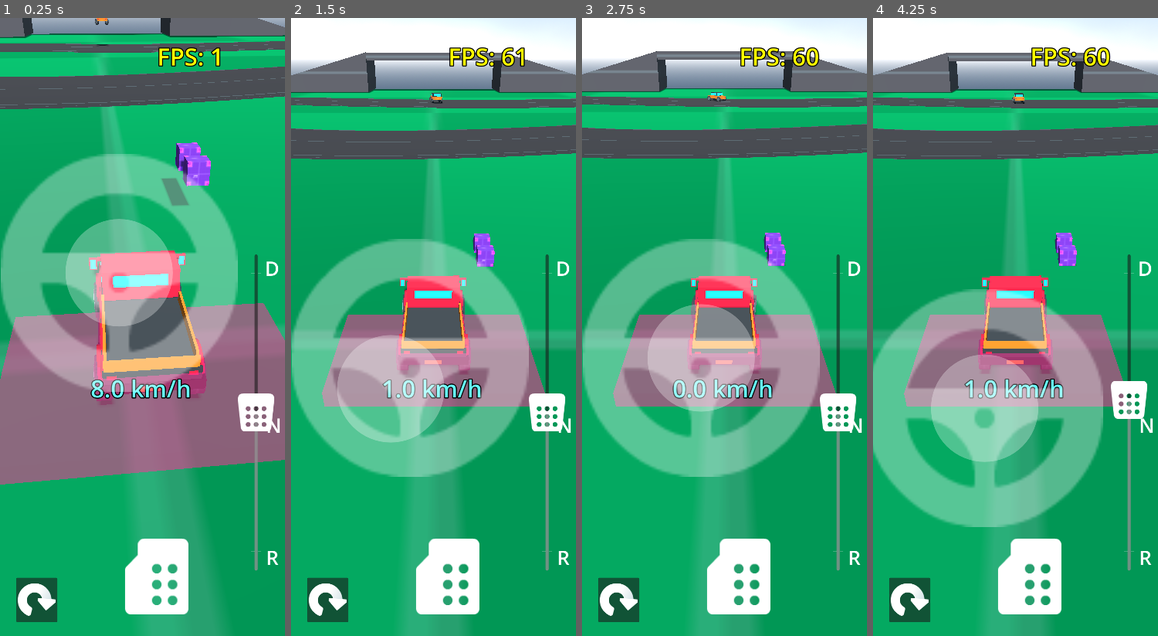
Above: before the commit, frames 1-4 (left to right).
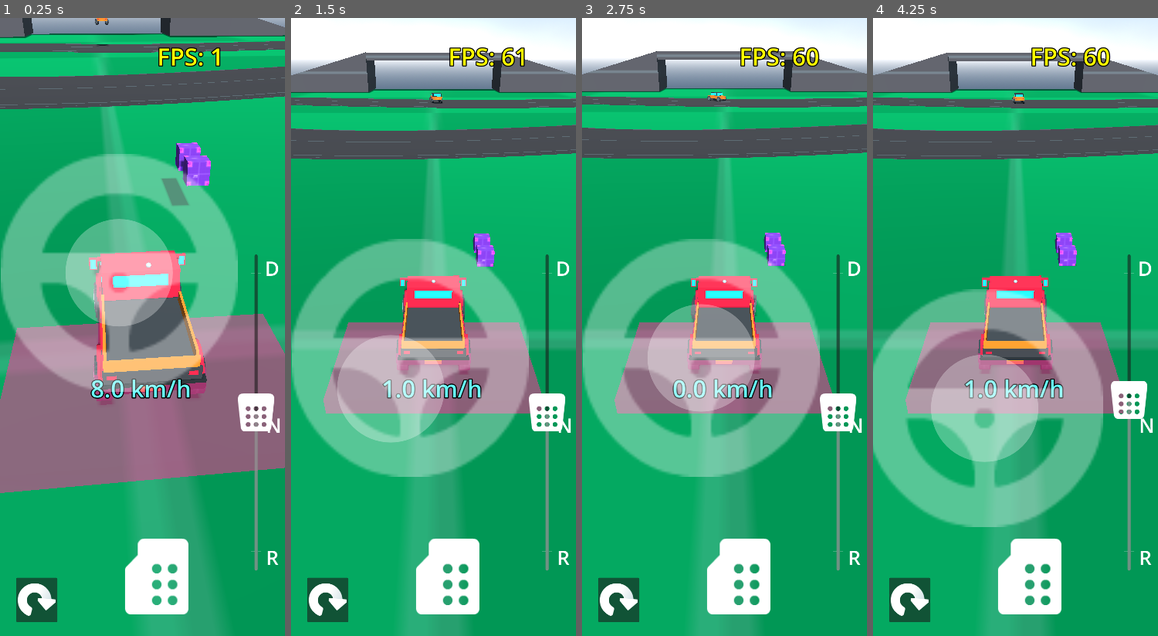
Above: after the commit, the same moments.

Repository: AssafDamari/cars-2
Game: Godot game, scene res://scenes/main.tscn
Same seed, same stepped clock (60 frames per second), same inputs: the game is played once before the commit and once after it.
Inputs (mouse positions are in pixels of both pictures, inside the frame that each line leads up to):
- Up to frame 1 (0.25 s): no input
- Up to frame 2 (1.5 s): tap Enter (ui_accept) at 0.5 s; drag from (405, 271) to (462, 191) at 0.52 s; drag from (376, 357) to (419, 450) at 1.27 s
- Up to frame 3 (2.75 s): move the mouse to (753, 191) at 2.02 s; hold Right (ui_right) from 2.03 s (still down)
- Up to frame 4 (4.25 s): release Right (ui_right) at 2.75 s; click (910, 598) at 2.75 s; drag from (1001, 450) to (930, 234) at 3.52 s

The runs differ from the first frame. In frame 1, 3.2% of the frame differs, in the area x 0-100%, y 39-77%; in frame 2, 1.9%; in frame 3, 1.9%; in frame 4, 1.9%.

Commit message:
Refactor cargo loader

Diff:
--- a/scenes/cargo_loader.gd
+++ b/scenes/cargo_loader.gd
@@ -48,7 +48,7 @@
 		if not is_instance_valid(c):
 			continue
 
-		# ❌ Skip cargo already on truck
+		# Skip cargo already on truck
 		if is_cargo_on_truck(c):
 			continue
 
--- a/scenes/cargo_loader.tscn
+++ b/scenes/cargo_loader.tscn
@@ -9,27 +9,24 @@
 [sub_resource type="BoxShape3D" id="BoxShape3D_t8e4g"]
 size = Vector3(6, 0.5, 4)
 
-[sub_resource type="BoxShape3D" id="BoxShape3D_ferti"]
-size = Vector3(1.7225952, 1.0025635, 2.738037)
-
-[sub_resource type="TorusMesh" id="TorusMesh_lgkbt"]
-inner_radius = 0.95
-
-[sub_resource type="StandardMaterial3D" id="StandardMaterial3D_wrukd"]
-shading_mode = 0
-albedo_color = Color(0, 0.9762997, 0.8964332, 1)
-
 [sub_resource type="BoxMesh" id="BoxMesh_t8e4g"]
-size = Vector3(6, 0.5, 4)
+size = Vector3(4, 0.5, 3)
 
 [sub_resource type="StandardMaterial3D" id="StandardMaterial3D_ferti"]
 transparency = 1
 albedo_color = Color(0.9529412, 0.015686275, 0.31764707, 0.5372549)
 
+[sub_resource type="BoxShape3D" id="BoxShape3D_ferti"]
+size = Vector3(1.7225952, 1.0025635, 2.738037)
+
 [sub_resource type="BoxMesh" id="BoxMesh_ferti"]
 
 [sub_resource type="StandardMaterial3D" id="StandardMaterial3D_blb2s"]
 transparency = 1
+
+[sub_resource type="SphereMesh" id="SphereMesh_t8e4g"]
+radius = 0.05
+height = 0.1
 
 [node name="CargoLoader" type="Node3D" unique_id=1528885774]
 script = ExtResource("1_ftntb")
@@ -37,8 +34,13 @@
 [node name="LoadArea" type="Area3D" parent="." unique_id=1967734903]
 
 [node name="CollisionShape3D" type="CollisionShape3D" parent="LoadArea" unique_id=1618796785]
-transform = Transform3D(1, 0, 0, 0, 1, 0, 0, 0, 1, 0, 0.23492432, -2.018921)
+transform = Transform3D(1, 0, 0, 0, 1, 0, 0, 0, 1, 0, 0, -2)
 shape = SubResource("BoxShape3D_t8e4g")
+
+[node name="MeshInstance3D" type="MeshInstance3D" parent="LoadArea" unique_id=1223855858]
+transform = Transform3D(1.5, 0, 0, 0, 1, 0, 0, 0, 1.3, 0, 0, -2.02)
+mesh = SubResource("BoxMesh_t8e4g")
+surface_material_override/0 = SubResource("StandardMaterial3D_ferti")
 
 [node name="BedArea" type="Area3D" parent="." unique_id=1198680475]
 
@@ -46,50 +48,43 @@
 transform = Transform3D(1, 0, 0, 0, 1, 0, 0, 0, 1, 0.03213501, 1.1633124, -0.6685791)
 shape = SubResource("BoxShape3D_ferti")
 
+[node name="MeshInstance3D7" type="MeshInstance3D" parent="BedArea" unique_id=54764416]
+transform = Transform3D(1.6883984, 0, 0, 0, 1, 0, 0, 0, 2.7679658, 0.034684658, 1.1707678, -0.6607847)
+visible = false
+mesh = SubResource("BoxMesh_ferti")
+surface_material_override/0 = SubResource("StandardMaterial3D_blb2s")
+
 [node name="LoadPos" type="Marker3D" parent="." unique_id=1960464610]
-transform = Transform3D(1, 0, 0, 0, 1, 0, 0, 0, 1, 0, 2.3710136, 0)
+transform = Transform3D(1, 0, 0, 0, 1, 0, 0, 0, 1, 0, 2.4287846, -1.1845871)
+
+[node name="MeshInstance3D" type="MeshInstance3D" parent="LoadPos" unique_id=1965195873]
+mesh = SubResource("SphereMesh_t8e4g")
 
 [node name="CanvasLayer" type="CanvasLayer" parent="." unique_id=248335640]
 
 [node name="LoadButtons" type="Control" parent="CanvasLayer" unique_id=1553451132]
+visible = false
 layout_mode = 3
-anchors_preset = 2
-anchor_top = 1.0
-anchor_bottom = 1.0
-offset_left = 141.0
-offset_top = -242.0
-offset_right = 238.0
-offset_bottom = -141.5
-grow_vertical = 0
+anchors_preset = 6
+anchor_left = 1.0
+anchor_top = 0.5
+anchor_right = 1.0
+anchor_bottom = 0.5
+offset_left = -219.0
+offset_top = -50.25
+offset_right = -109.5
+offset_bottom = 50.25
+grow_horizontal = 0
+grow_vertical = 2
 scale = Vector2(2, 2)
 
 [node name="LoadTouchScreenButton" type="TouchScreenButton" parent="CanvasLayer/LoadButtons" unique_id=1484233737]
-visible = false
 texture_normal = ExtResource("2_lgkbt")
 texture_pressed = ExtResource("3_t8e4g")
 
 [node name="UnloadTouchScreenButton" type="TouchScreenButton" parent="CanvasLayer/LoadButtons" unique_id=1470725429]
-visible = false
 texture_normal = ExtResource("3_wrukd")
 texture_pressed = ExtResource("5_ferti")
-
-[node name="ActiveMarker" type="MeshInstance3D" parent="." unique_id=863879121]
-transform = Transform3D(1, 0, 0, 0, 1, 0, 0, 0, 1, 0, 0.09768844, 0)
-top_level = true
-visible = false
-mesh = SubResource("TorusMesh_lgkbt")
-surface_material_override/0 = SubResource("StandardMaterial3D_wrukd")
-
-[node name="MeshInstance3D" type="MeshInstance3D" parent="." unique_id=1223855858]
-transform = Transform3D(1, 0, 0, 0, 1, 0, 0, 0, 1, 0, 0.2537579, -1.9674654)
-mesh = SubResource("BoxMesh_t8e4g")
-surface_material_override/0 = SubResource("StandardMaterial3D_ferti")
-
-[node name="MeshInstance3D7" type="MeshInstance3D" parent="." unique_id=54764416]
-transform = Transform3D(1.6883984, 0, 0, 0, 1, 0, 0, 0, 2.7679658, 0.034684658, 1.1707678, -0.6607847)
-visible = false
-mesh = SubResource("BoxMesh_ferti")
-surface_material_override/0 = SubResource("StandardMaterial3D_blb2s")
 
 [connection signal="area_entered" from="LoadArea" to="." method="_on_load_area_area_entered"]
 [connection signal="area_exited" from="LoadArea" to="." method="_on_load_area_area_exited"]
